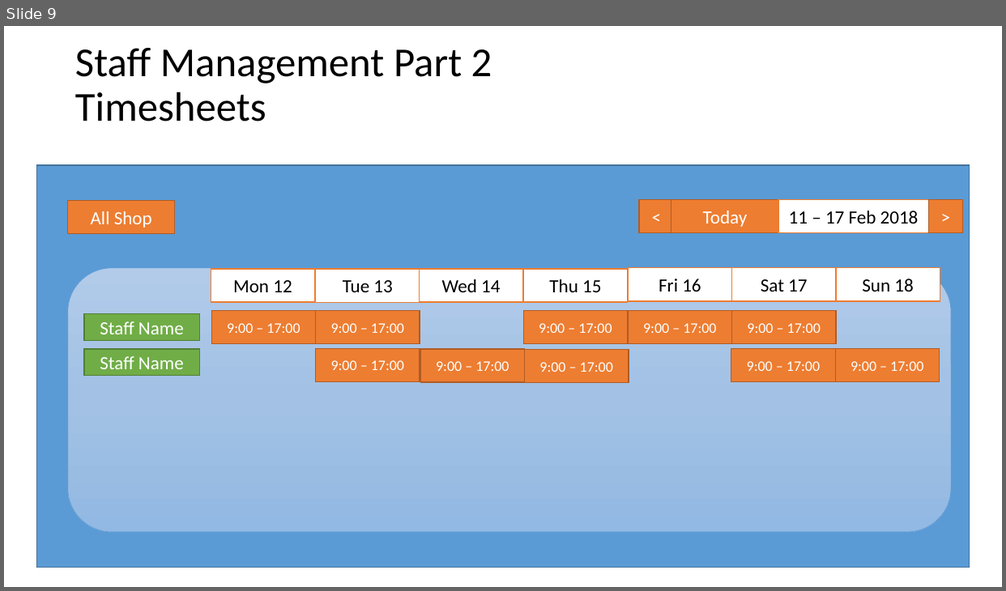
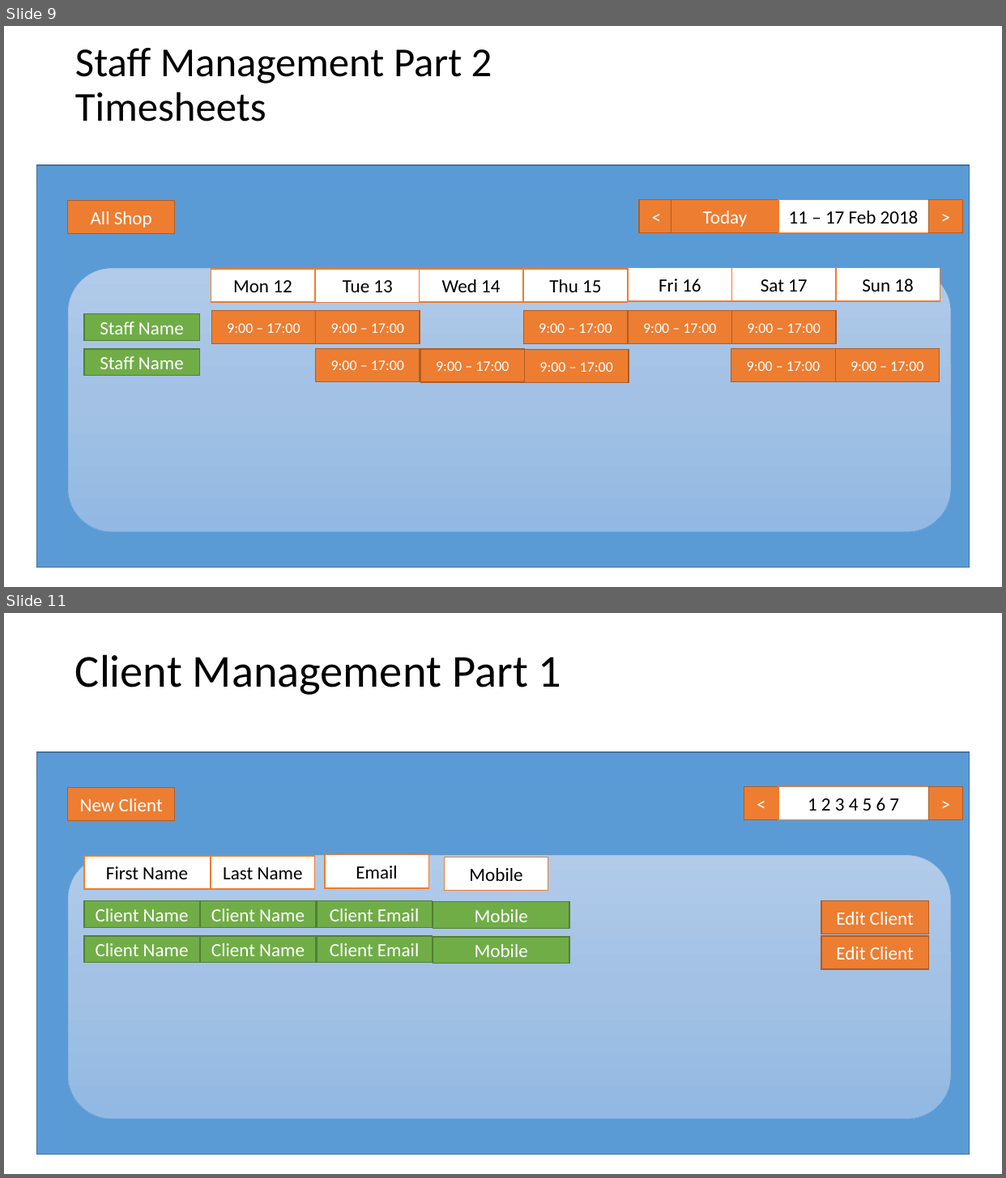
Before and after one commit to SnowFox108/HerbAppointment, a slide deck: SupportFiles/Documents/SketchFlow.pptx. Shown one above the other, each under a label of ours: slide 9 before the commit, slides 9 and 11 after it; the slides between them are not shown. The pictures are 1006x591 and 1006x1178 pixels, drawn with LibreOffice and Linux fonts; fonts in the diff are those of the drawing. Boxes give left, top, right and bottom in pixels: in the first picture for what was removed or moved away, otherwise in the second. Text is boxed around its words. In the diff, an @@ line names an element or a change of style, - is before the commit and + after.

```diff
--- a/SupportFiles/Documents/SketchFlow.pptx
+++ b/SupportFiles/Documents/SketchFlow.pptx
@@ slide 11 added at [4,613,1002,1174], background #FFFFFF @@
@@ title added at [75,654,562,695], 44 pt, text #000000 @@
+Client Management Part 1
@@ rectangle added at [37,752,970,1154], fill #5B9BD5, outline #43739E 1 pt @@
@@ rectangle added at [68,787,175,820], fill #ED7D31, outline #AF5C24 1 pt, 18 pt, text #FFFFFF @@
+New Client
@@ rectangle added at [744,786,779,820], fill #ED7D31, outline #AF5C24 1 pt, 18 pt, text #FFFFFF @@
+<
@@ rectangle added at [779,786,928,820], fill #FFFFFF, outline #ED7D31 1 pt, 18 pt, text #000000 @@
+1 2 3 4 5 6 7
@@ rectangle added at [928,786,963,820], fill #ED7D31, outline #AF5C24 1 pt, 18 pt, text #FFFFFF @@
+>
@@ rounded rectangle added at [68,855,951,1119], fill gradient #B1CBE9 to #A3C1E5 to #93B9E4, outline #5B9BD5 0.5 pt @@
@@ rectangle added at [325,855,429,888], fill #FFFFFF, outline #ED7D31 1 pt, 18 pt, text #000000 @@
+Email
@@ rectangle added at [84,856,210,889], fill #FFFFFF, outline #ED7D31 1 pt, 18 pt, text #000000 @@
+First Name
@@ rectangle added at [211,856,315,889], fill #FFFFFF, outline #ED7D31 1 pt, 18 pt, text #000000 @@
+Last Name
@@ rectangle added at [444,858,548,891], fill #FFFFFF, outline #ED7D31 1 pt, 18 pt, text #000000 @@
+Mobile
@@ rectangle added at [84,901,199,928], fill #70AD47, outline #538035 1 pt, 18 pt, text #FFFFFF @@
+Client Name
@@ rectangle added at [200,901,315,928], fill #70AD47, outline #538035 1 pt, 18 pt, text #FFFFFF @@
+Client Name
@@ rectangle added at [317,901,432,928], fill #70AD47, outline #538035 1 pt, 18 pt, text #FFFFFF @@
+Client Email
@@ rectangle added at [433,902,570,929], fill #70AD47, outline #538035 1 pt, 18 pt, text #FFFFFF @@
+Mobile
@@ rectangle added at [821,901,928,934], fill #ED7D31, outline #AF5C24 1 pt, 18 pt, text #FFFFFF @@
+Edit Client
@@ rectangle added at [84,936,199,964], fill #70AD47, outline #538035 1 pt, 18 pt, text #FFFFFF @@
+Client Name
@@ rectangle added at [200,936,315,964], fill #70AD47, outline #538035 1 pt, 18 pt, text #FFFFFF @@
+Client Name
@@ rectangle added at [317,936,432,964], fill #70AD47, outline #538035 1 pt, 18 pt, text #FFFFFF @@
+Client Email
@@ rectangle added at [433,937,570,964], fill #70AD47, outline #538035 1 pt, 18 pt, text #FFFFFF @@
+Mobile
@@ rectangle added at [821,936,928,969], fill #ED7D31, outline #AF5C24 1 pt, 18 pt, text #FFFFFF @@
+Edit Client
```
Also in this commit, not shown: 7 slides changed, 4 other slides added.
